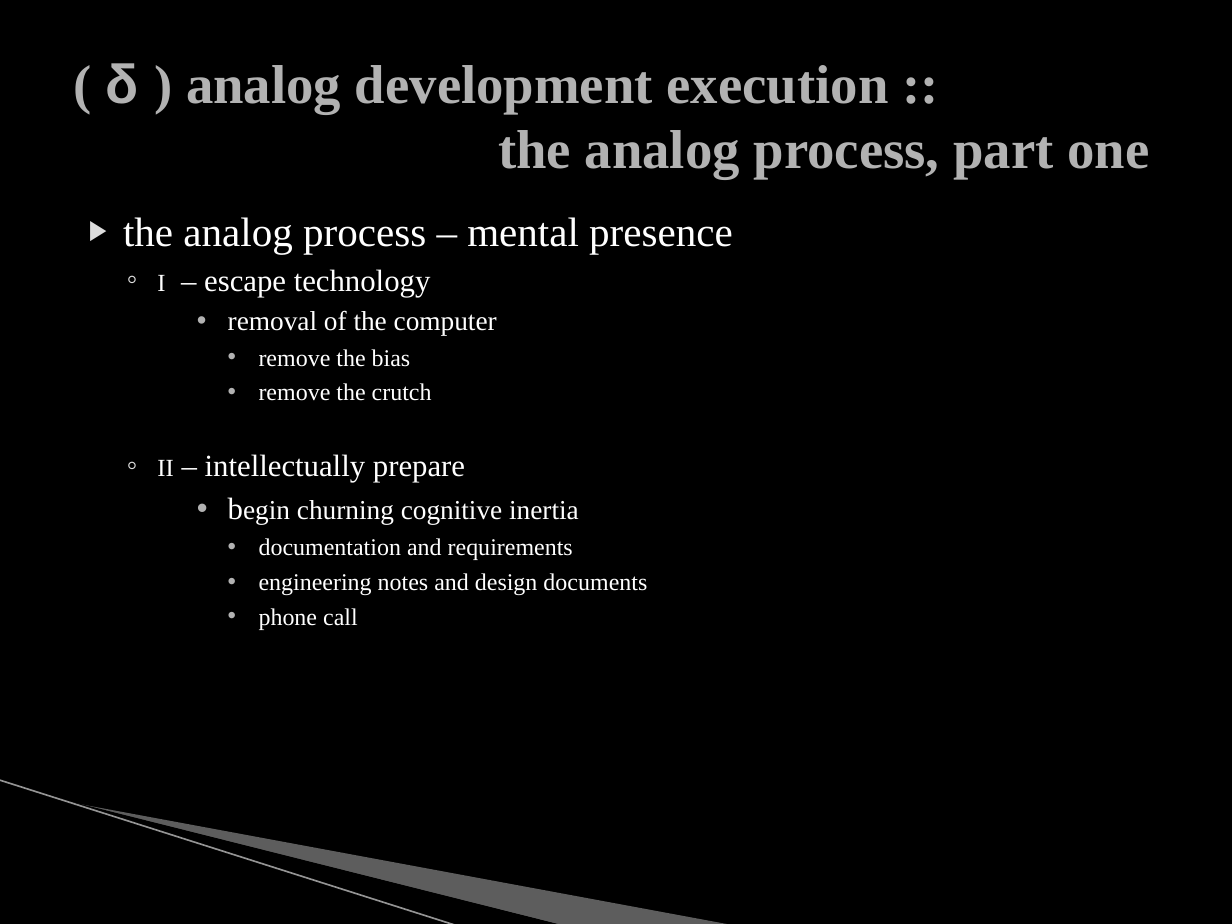
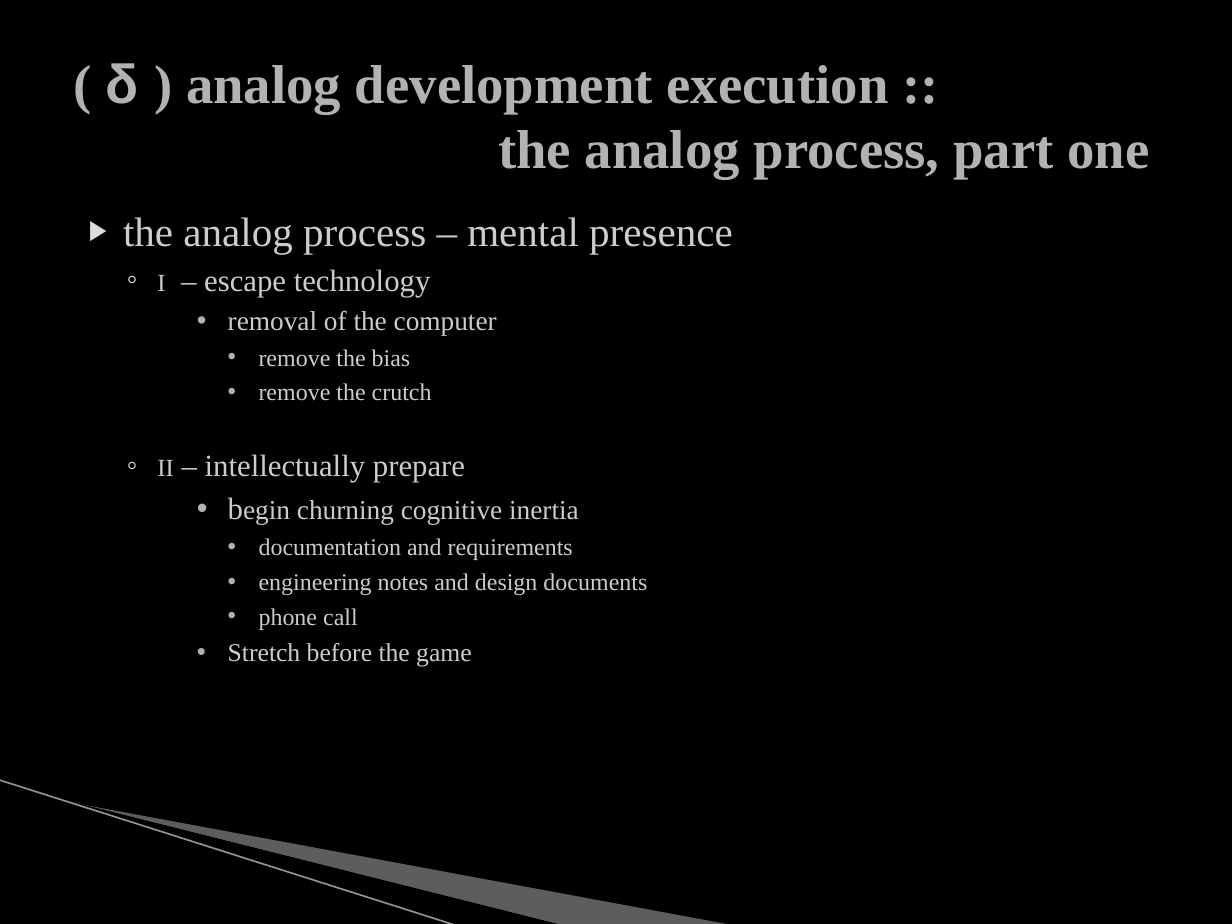
Before and after one commit to mjs0031/master_report, a slide deck: slide 18 of the_defense.pptx (slide 19 before the commit). Drawn at 1232x924 pixels with LibreOffice and Linux fonts; fonts in the diff are those of the drawing; background and template pictures are left out. Boxes give left, top, right and bottom in pixels: in the first picture for what was removed or moved away, otherwise in the second. Text is boxed around its words. In the diff, an @@ line names an element or a change of style, - is before the commit and + after.

```diff
--- a/the_defense.pptx
+++ b/the_defense.pptx
@@ text at (123, 217, 733, 630): text colour #FFFFFF to #CCCCCC @@
@@ text at (228, 643, 471, 667): paragraph added @@
+      • Stretch before the game
```
Also in this commit, not shown: 9 other slides changed, 3 slides removed, 2 other files.
